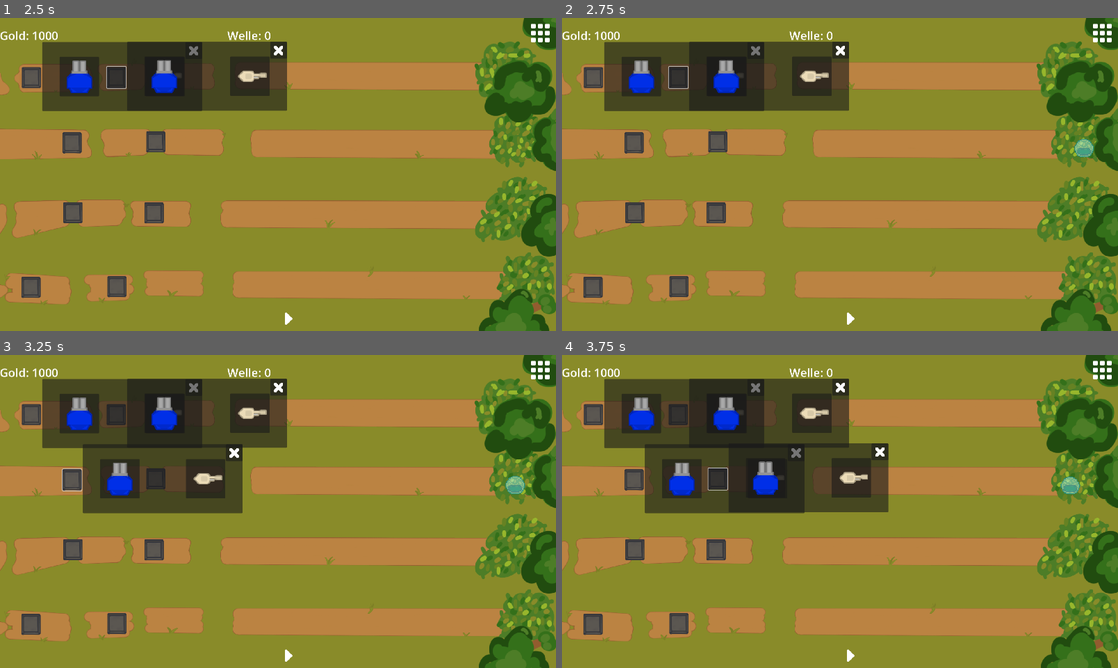
Above: before the commit, frames 1-4 (two rows, left to right).
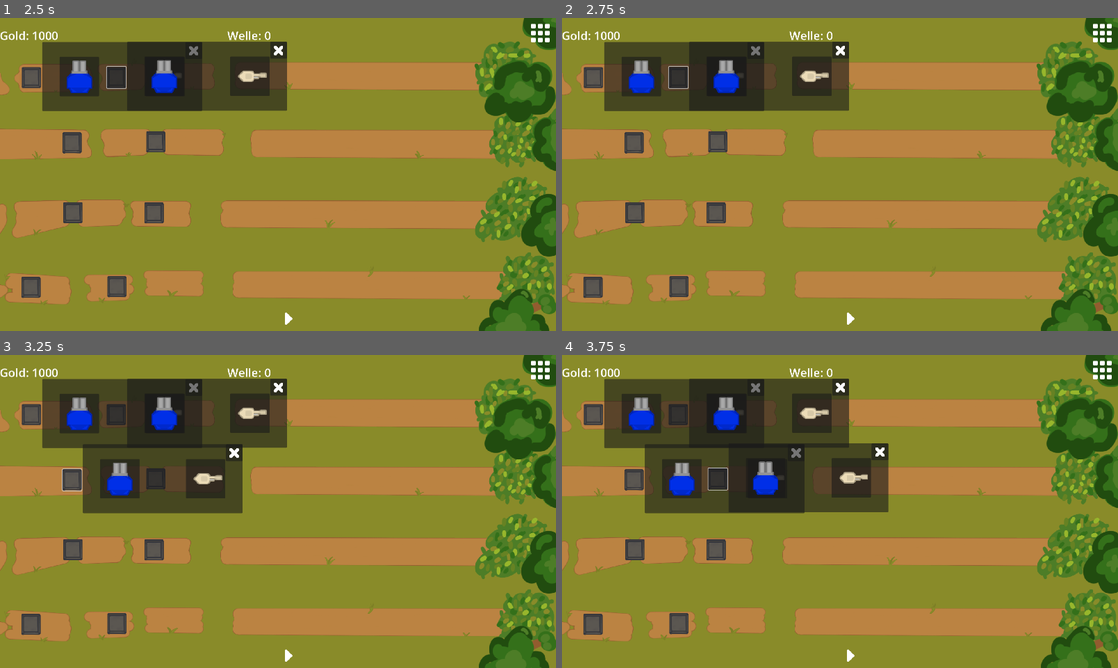
Above: after the commit, the same moments.

Repository: Silas-D/Startprojekt-SM5
Game: Godot game, scene res://Game/UI/mainmenu/main_menu.tscn
The game is run twice, just before and just after one commit, with the same random seed, the same clock (stepped at 60 frames per second) and the same inputs.
Inputs (mouse positions are in pixels of both pictures, inside the frame that each line leads up to):
- Up to frame 1 (2.5 s): click "Start" at 0.5 s; click (33, 77) at 1.25 s; click (116, 77) at 2 s
- Up to frame 2 (2.75 s): no input
- Up to frame 3 (3.25 s): click (72, 480) at 2.75 s
- Up to frame 4 (3.75 s): click (717, 480) at 3.5 s

Frame 1 is identical in both runs. In frame 2, 0.2% of the frame differs, in the area x 92-96%, y 38-45%; in frame 3, 0.2%, in the area x 90-95%, y 38-45%; in frame 4, 0.2%.

Commit message:
kleine Fixes

Diff:
--- a/Game/UI/Money/WaveCounterLabel.gd
+++ b/Game/UI/Money/WaveCounterLabel.gd
@@ -1,5 +1,5 @@
 extends Label
 
 
-func _process(delta):
+func _process(_delta):
 	self.text = "Welle: " + str(WaveCounter.current_wave)
--- a/Game/main.gd
+++ b/Game/main.gd
@@ -24,7 +24,7 @@
 #	var new_enemy = load("res://Game/Enemy/slime1/slime_1.tscn").instantiate()
 #	map_node.add_child(new_enemy, true)
 #.get_node("Path1")
-	start_next_wave()
+	#start_next_wave()
 
 func _process(_delta):
 	if Input.is_action_just_pressed("Pause"):
@@ -32,6 +32,7 @@
 
 
 func _on_next_wave_pressed():
+	#Farbe Ändern
 	if waveDone:
 		waveDone = false
 		start_next_wave()
@@ -58,7 +59,7 @@
 	elif current_wave == 1:
 		wave_data = [["slime_1", 1]]
 	elif current_wave == 2:
-		wave_data = [["slime_1", 1]]
+		wave_data = [["slime_2", 1]]
 	elif current_wave == 3:
 		wave_data = [["slime_1", 1]]
 	elif current_wave == 4:
@@ -159,7 +160,8 @@
 
 func _on_area_2d_body_entered(body):
 	#Game Over Funktion
-	pass
+	if "slime" in body.name:
+		get_tree().change_scene_to_file("res://Game/UI/mainmenu/main_menu.tscn")
 
 func next2randomPath(existingPath):
 	var secActivePath = rng.randi_range(1, 4)
